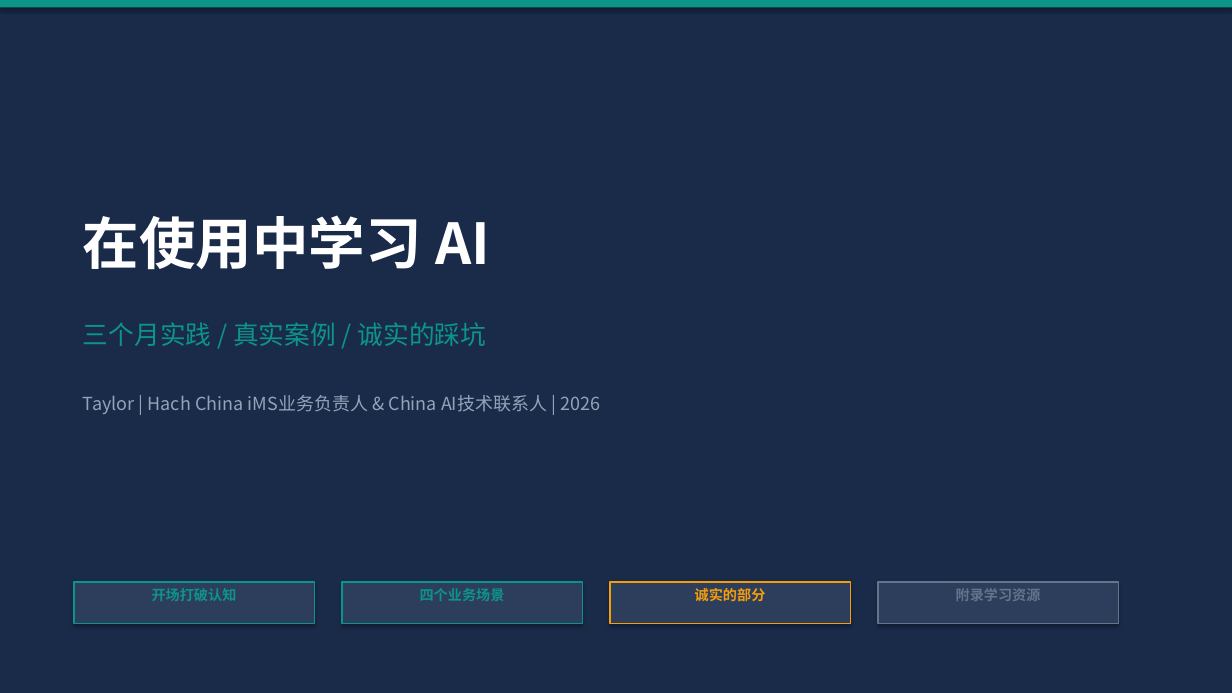
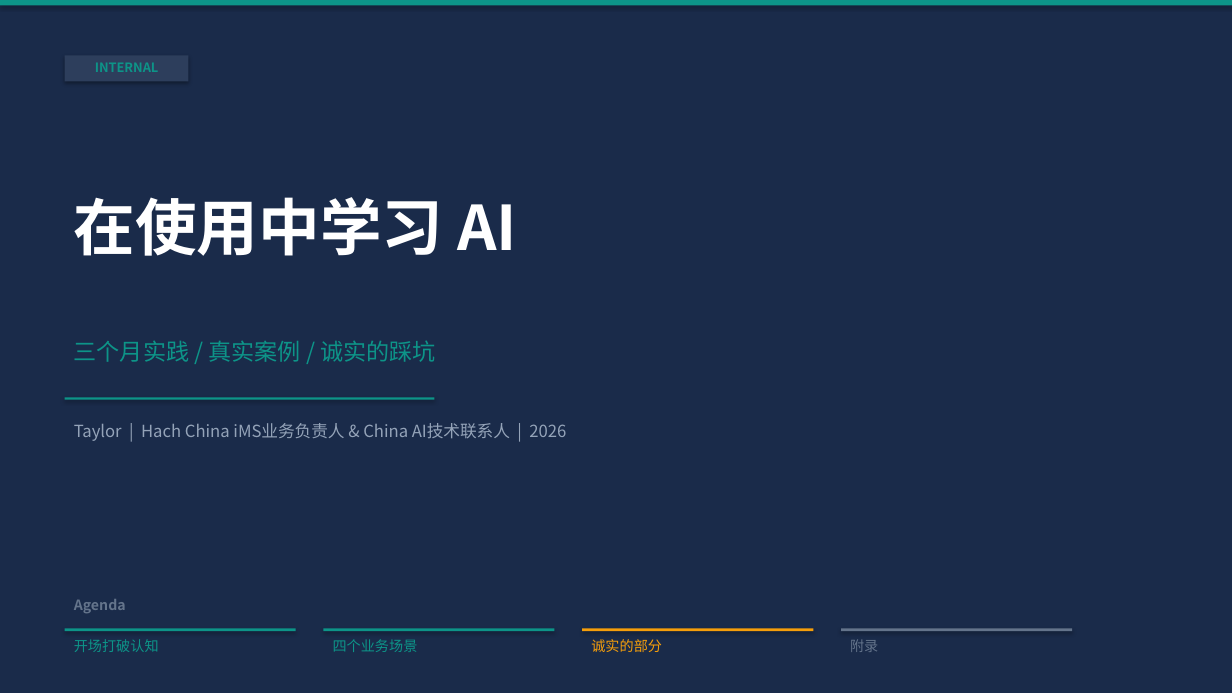
Before and after one commit to hozen/jingfan-ims-intelligence, a slide deck: slide 1 of wiki/projects/work-06-ai-sharing/Taylor_AI分享_启动会.pptx. Drawn at 1232x693 pixels with LibreOffice and Linux fonts; fonts in the diff are those of the drawing. Boxes give left, top, right and bottom in pixels: in the first picture for what was removed or moved away, otherwise in the second. Text is boxed around its words. In the diff, an @@ line names an element or a change of style, - is before the commit and + after.

Commit message:
work-06 v2: redesign with senior layout (more whitespace, fewer color blocks)

```diff
--- a/wiki/projects/work-06-ai-sharing/Taylor_AI分享_启动会.pptx
+++ b/wiki/projects/work-06-ai-sharing/Taylor_AI分享_启动会.pptx
@@ rectangle added at [65,55,189,81], fill #2D3E5C @@
@@ text added at [95,62,159,72], 10 pt, text #0D9488, bold @@
+INTERNAL
@@ text "在使用中学习 AI": place and size @@
-text "在使用中学习 AI" at [83,215,490,270]
+text "在使用中学习 AI" at [74,197,517,256]
@@ text "在使用中学习 AI" at [74,197,517,256]: size 44 to 48 pt @@
@@ text "三个月实践 / 真实案例 / 诚实的踩坑": place and size @@
-text "三个月实践 / 真实案例 / 诚实的踩坑" at [83,322,487,346]
+text "三个月实践 / 真实案例 / 诚实的踩坑" at [74,340,436,362]
@@ text "三个月实践 / 真实案例 / 诚实的踩坑" at [74,340,436,362]: size 20 to 18 pt @@
@@ text "Taylor | Hach China iMS业务负责人 ...": place and size @@
-text "Taylor | Hach China iMS业务负责人 ..." at [83,395,600,414]
+text "Taylor | Hach China iMS业务负责人 ..." at [74,423,566,441]
@@ text "Taylor | Hach China iMS业务负责人 ..." at [74,423,566,441]: size 14 to 13 pt @@
@@ rectangle added at [65,397,434,400], fill #0D9488 @@
@@ rectangle removed at [74,582,314,624] @@
@@ text added at [74,599,126,613], 11 pt, text #64748B, bold @@
+Agenda
@@ rectangle removed at [342,582,582,624] @@
@@ rectangle: place and size @@
-rectangle at [610,582,850,624]
+rectangle at [65,628,296,631]
@@ rectangle at [65,628,296,631]: fill #2D3E5C to #0D9488; outline #F59E0B 1 pt to none @@
@@ rectangle: place and size @@
-rectangle at [878,582,1118,624]
+rectangle at [323,628,555,631]
@@ rectangle at [323,628,555,631]: fill #2D3E5C to #0D9488; outline #64748B 1 pt to none @@
@@ rectangle added at [582,628,813,631], fill #F59E0B @@
@@ rectangle added at [841,628,1072,631], fill #64748B @@
@@ text "开场打破认知": place and size @@
-text "开场打破认知" at [152,588,237,601]
+text "开场打破认知" at [74,639,159,652]
@@ text "四个业务场景": place and size @@
-text "四个业务场景" at [420,588,505,601]
+text "四个业务场景" at [333,639,418,652]
@@ bold off; alignment centre to left in 3 elements at [74,639,159,652], [333,639,418,652], [591,639,662,652] @@
@@ text "诚实的部分": place and size @@
-text "诚实的部分" at [695,588,766,601]
+text "诚实的部分" at [591,639,662,652]
@@ text at [850,639,878,652]: text changed; bold off @@
-附录学习资源
+附录
```
Also in this commit, not shown: 10 other slides changed.
